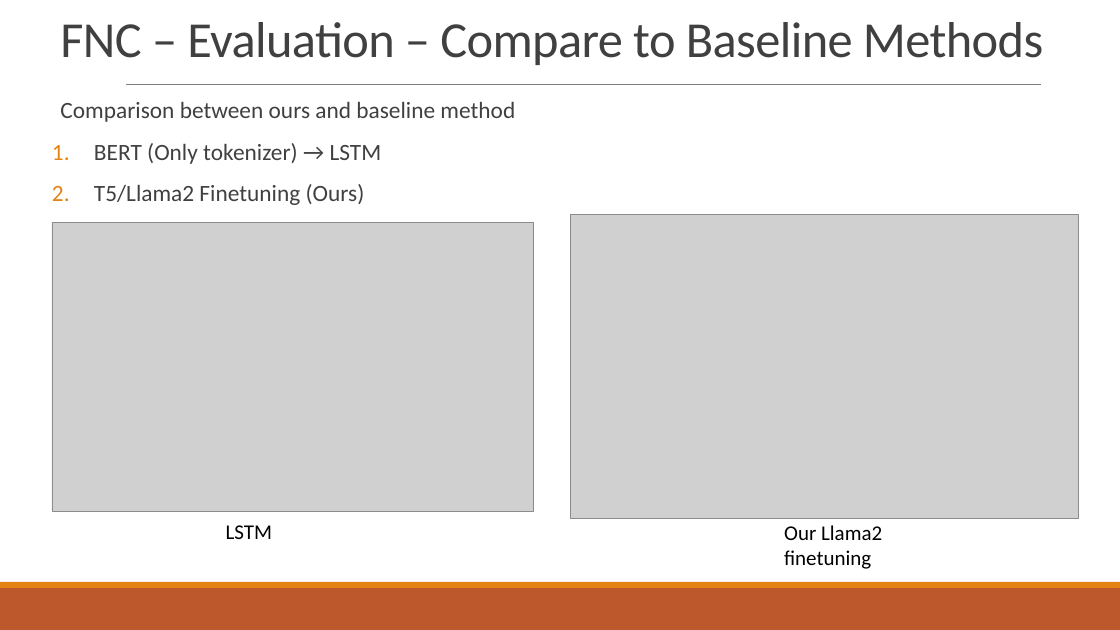
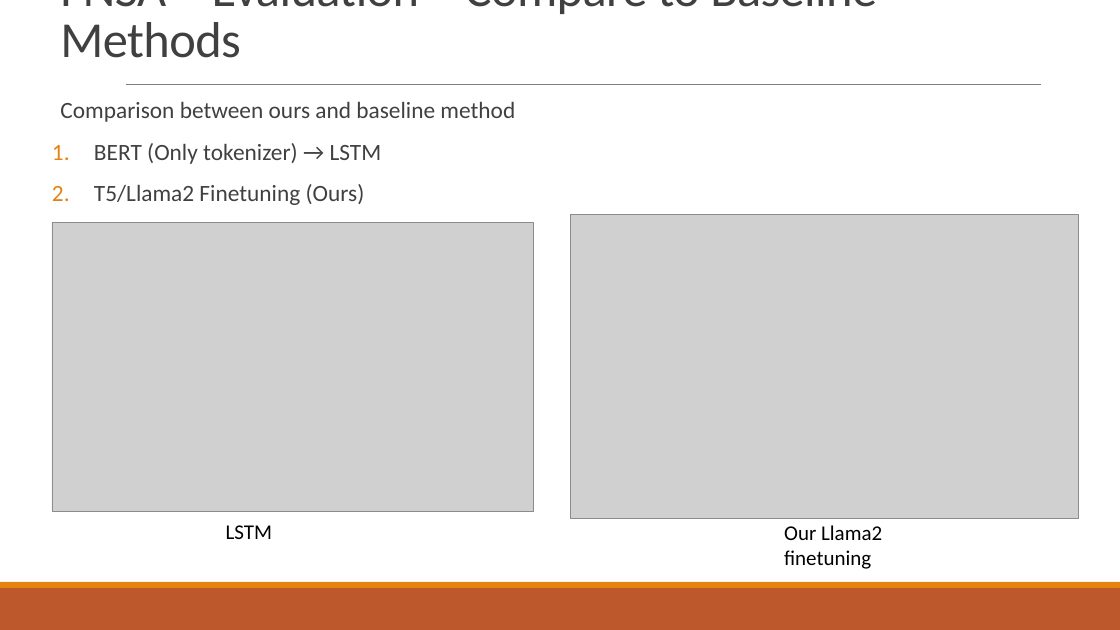
Before and after one commit to vinhnxuan/fin-news-classification, a slide deck: slide 10 of FNC-Report.pptx. Drawn at 1120x630 pixels with LibreOffice and Linux fonts; fonts in the diff are those of the drawing; grey boxes stand for pictures. Boxes give left, top, right and bottom in pixels: in the first picture for what was removed or moved away, otherwise in the second. Text is boxed around its words. In the diff, an @@ line names an element or a change of style, - is before the commit and + after.

```diff
--- a/FNC-Report.pptx
+++ b/FNC-Report.pptx
@@ title at (x1=60, y1=0, x2=877, y2=58): text changed @@
-FNC – Evaluation – Compare to Baseline Methods
+FNSA – Evaluation – Compare to Baseline Methods
```
Also in this commit, not shown: 2 other slides changed, 1 slide removed, 6 other files.
